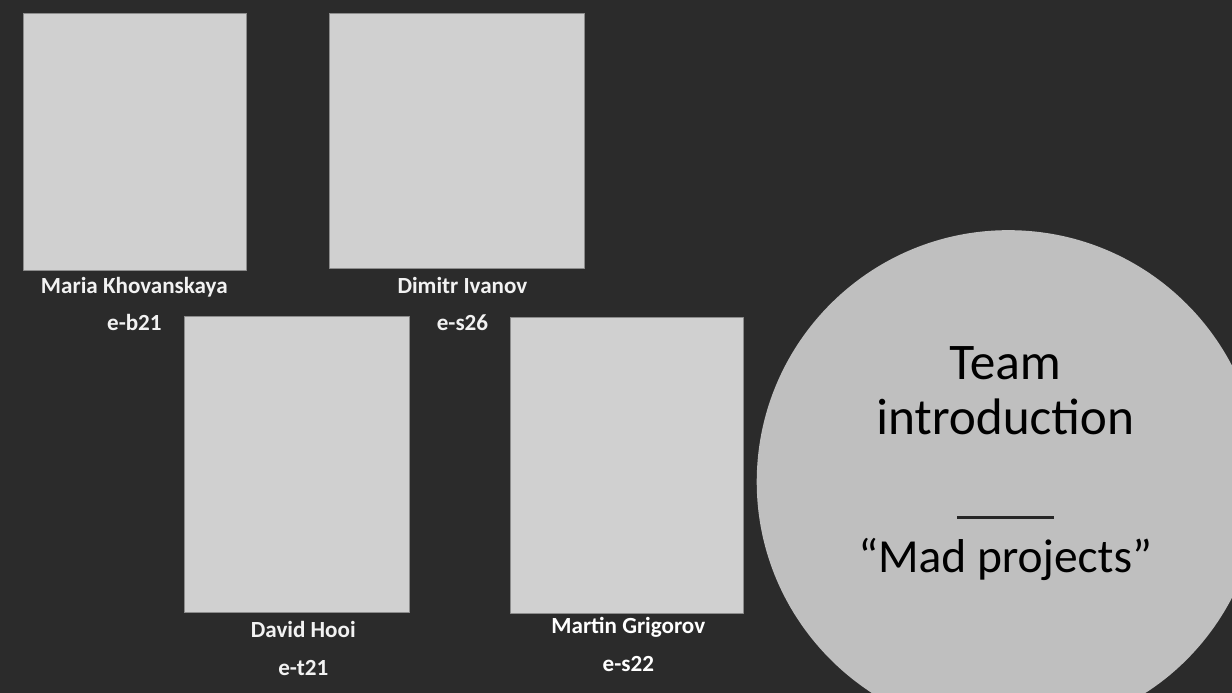
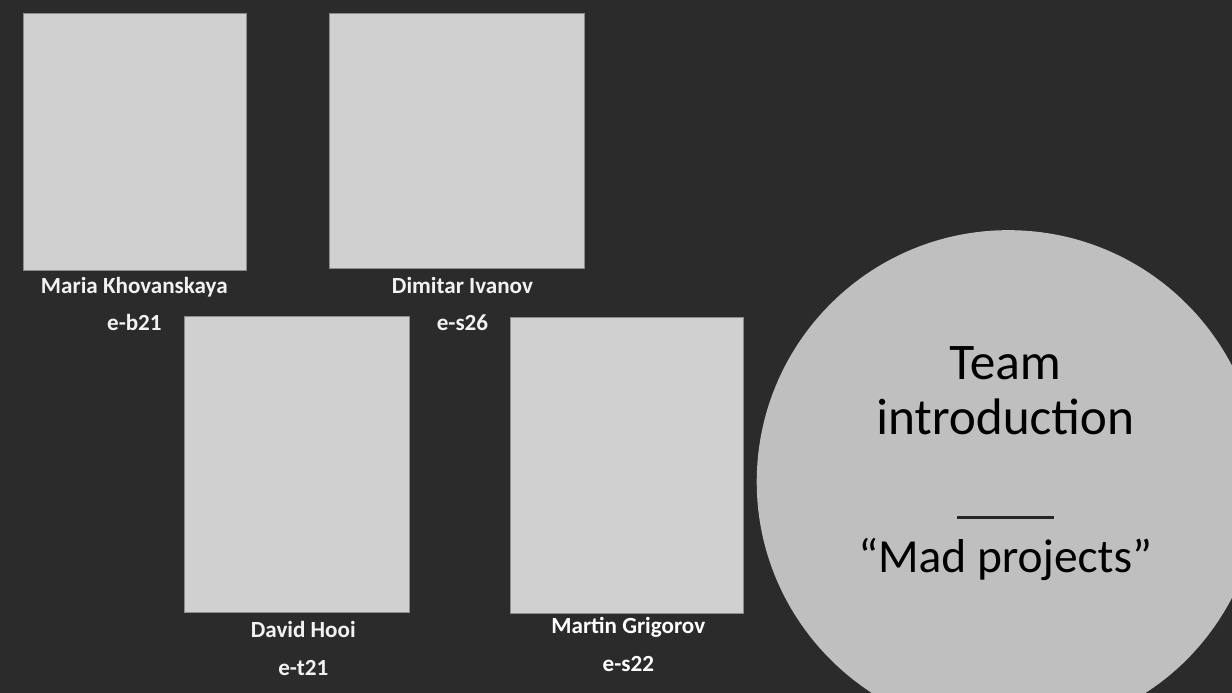
Before and after one commit to martinGrig/ProP_Project, a slide deck: slide 1 of Final presentation/Presentation.pptx. Drawn at 1232x693 pixels with LibreOffice and Linux fonts; fonts in the diff are those of the drawing; grey boxes stand for pictures; background and template pictures are left out; a plain dark background stands for a picture behind light text. Boxes give left, top, right and bottom in pixels: in the first picture for what was removed or moved away, otherwise in the second. Text is boxed around its words. In the diff, an @@ line names an element or a change of style, - is before the commit and + after.

```diff
--- a/Final presentation/Presentation.pptx
+++ b/Final presentation/Presentation.pptx
@@ text at <box>392,277,533,293</box>: text changed @@
-Dimitr Ivanov
+Dimitar Ivanov
```
Also in this commit, not shown: 1 other file.
